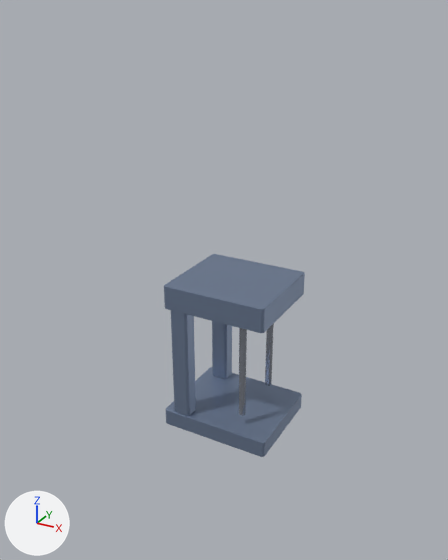
What one commit did to the glTF model web/public/models/pres.glb.
One viewpoint serves both versions: a 50 mm camera at (5.83, -11.15, 9.11) aimed at (-0.1, -0.37, 3.71). Lighting does not change. The marker at lower left points along +X, +Y and +Z. The first picture is the older version. Vertices at exactly the same position are counted once.

The first picture shows 'Pres'.
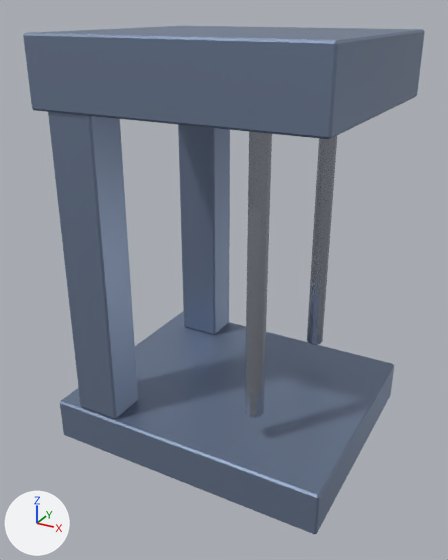
Where the change shows, as pixel boxes (x1, y1, x2, y2) in the pictures (448 x 560 px; the box of a moved part takes in the faces that stretch with it):
```json
{"object": "Pres", "change": "reshaped, moved, rescaled", "before": [164, 254, 305, 457], "after": [23, 26, 425, 534], "on screen": "184% wider, 150% taller"}
{"part": 1, "of": "me_cube", "change": "moved or reshaped", "before": [166, 367, 302, 457], "after": [60, 311, 394, 534]}
{"part": 2, "of": "me_cube", "change": "moved or reshaped", "before": [171, 310, 196, 416], "after": [48, 112, 138, 419]}
{"part": 3, "of": "me_cube", "change": "moved or reshaped", "before": [212, 321, 232, 379], "after": [178, 125, 230, 334]}
{"part": 4, "of": "me_cube", "change": "moved or reshaped", "before": [164, 254, 305, 333], "after": [23, 26, 425, 139]}
{"part": 5, "of": "me_cube", "change": "added", "after": [245, 132, 272, 418]}
{"part": 6, "of": "me_cube", "change": "added", "after": [307, 136, 337, 345]}
{"part": 7, "of": "me_cube", "change": "deleted", "before": [238, 328, 247, 416]}
{"part": 8, "of": "me_cube", "change": "deleted", "before": [265, 324, 274, 386]}
```

Edits to the scene script, one JSON object a line:
```json
{"block": "me_cube", "where": "# used by ob_pres; location = (0.0, 0.0, 0.2); scale = (1.3, 1.1, 0.2)"}
{"op": "remove", "block": "me_cube", "code": "me_cube.from_pydata(...)  # 168 vertices, 312 faces; spans x -1.0..1.0, y -1.0..1.0, z -1.0..17.1"}
{"op": "add", "block": "me_cube", "code": "me_cube.from_pydata(...)  # 176 vertices, 328 faces; spans x -3.1..3.1, y -2.6..2.6, z 0.0..8.7"}
{"block": "me_cube", "change": "me_cube part 1: the loose piece of 24 vertices spanning x -1.0..1.0, y -1.0..1.0, z -1.0..1.0 is scaled about its middle by (3.17, 2.68, 0.466), then moved by (0.0, 0.0, 0.5)"}
{"block": "me_cube", "change": "me_cube part 2: the loose piece of 24 vertices spanning x -0.8..-0.5, y -1.0..-0.7, z 1.0..14.5 is scaled about its middle by (3.47, 2.91, 0.478), then moved by (-1.4, -1.3, -3.5)"}
{"block": "me_cube", "change": "me_cube part 3: the loose piece of 24 vertices spanning x -0.8..-0.5, y 0.7..1.0, z 1.0..14.5 is scaled about its middle by (3.47, 2.91, 0.478), then moved by (-1.4, 1.3, -3.5)"}
{"block": "me_cube", "change": "me_cube part 4: the loose piece of 24 vertices spanning x -0.9..0.9, y -1.0..1.0, z 14.4..17.1 is scaled about its middle by (3.18, 2.68, 0.47), then moved by (0.0, 0.0, -7.7)"}
{"block": "me_cube", "change": "me_cube part 5: a new loose piece of 40 vertices spanning x 1.1..1.5, y -1.9..-1.5, z 1.6..7.6, in mat_pres_ray (light grey #adb3bf)"}
{"block": "me_cube", "change": "me_cube part 6: a new loose piece of 40 vertices spanning x 1.1..1.5, y 1.5..1.9, z 1.6..7.6, in mat_pres_ray (light grey #adb3bf)"}
{"block": "me_cube", "change": "me_cube part 7: the loose piece of 36 vertices spanning x 0.4..0.5, y -0.7..-0.6, z 2.2..14.8 is deleted"}
{"block": "me_cube", "change": "me_cube part 8: the loose piece of 36 vertices spanning x 0.4..0.5, y 0.6..0.7, z 2.2..14.8 is deleted"}
{"op": "set", "path": "ob_pres.scale", "old": "(1.3, 1.1, 0.2)", "new": "(1.0, 1.0, 1.0)"}
{"op": "set", "path": "ob_pres.location", "old": "(0.0, 0.0, 0.2)", "new": "(0.0, 0.0, 0.0)"}
```
